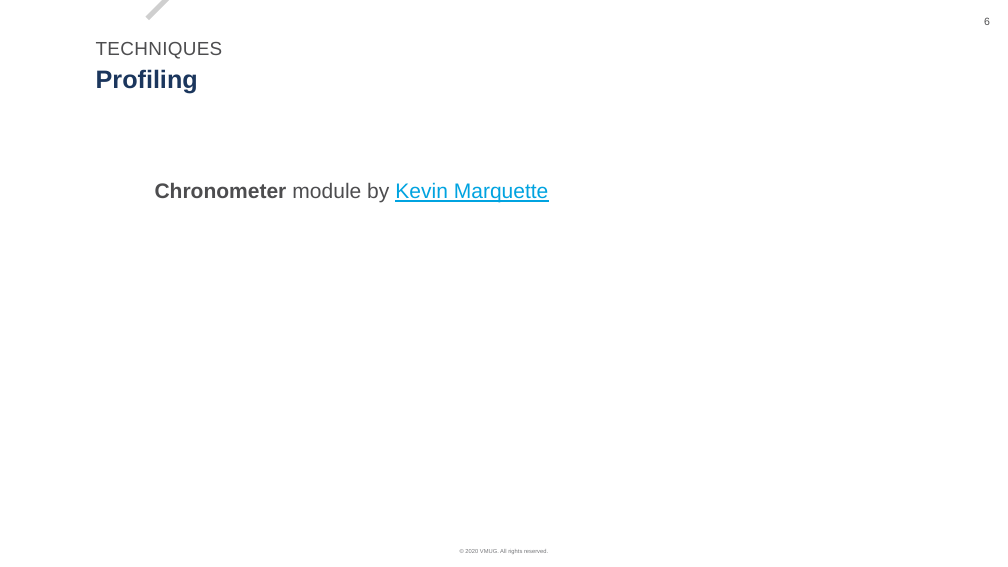
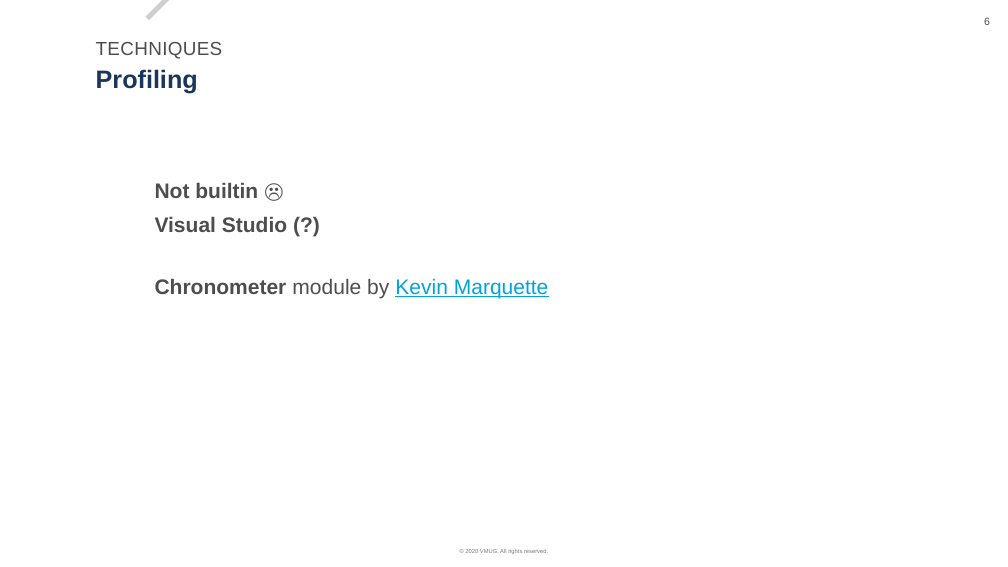
Before and after one commit to lucdekens/VMUGBE-2020, a slide deck: slide 6 of VMUGBE-2020.pptx. Drawn at 1008x567 pixels with LibreOffice and Linux fonts; fonts in the diff are those of the drawing; background and template pictures are left out. Boxes give left, top, right and bottom in pixels: in the first picture for what was removed or moved away, otherwise in the second. Text is boxed around its words. In the diff, an @@ line names an element or a change of style, - is before the commit and + after.

```diff
--- a/VMUGBE-2020.pptx
+++ b/VMUGBE-2020.pptx
@@ text at bbox=[155, 182, 287, 232]: paragraphs added @@
+Not builtin ☹
+Visual Studio (?)
```
Also in this commit, not shown: 2 other slides changed, 6 slides added, 6 slides removed, 5 other files.
